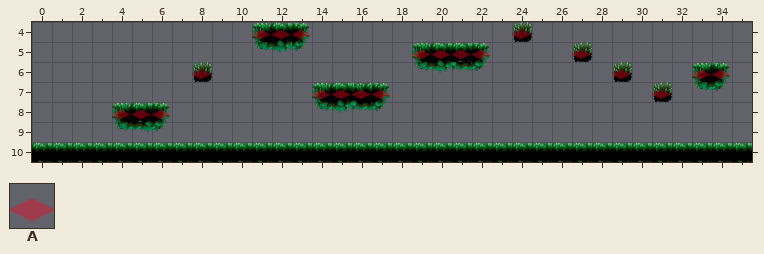
One commit to this Tiled map: Output/Assets/map/map1.tmx. That is the earlier state.
Cells are 70x70 px. Shown: x 0..35, y 4..10.
Key: from "meta": A 1.
_ is an empty cell.
Layers that did not change in this view are not listed.
Layer "hitboxes" before, first column x 0:
 4 ___________AAA__________A___________
 5 ___________________AAAA____A________
 6 ________A____________________A___AA_
 7 ______________AAAA_____________A____
 8 ____AAA_____________________________
 9 ____________________________________
10 ____________________________________
And afterwards:
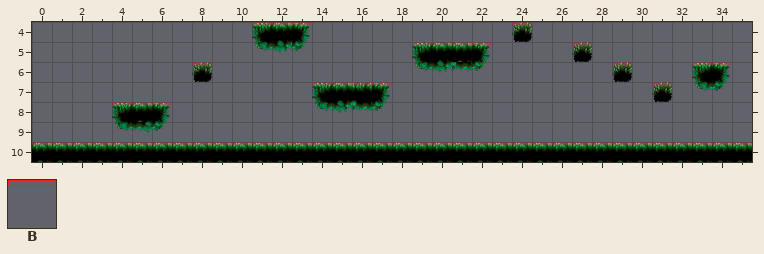
Further tiles: from "collider": B 0.
From old to new:
Layer "hitboxes":
The author changed tile A to tile B in row 4 at x 11 to 13 and 24; in row 5 at x 19 to 22 and 27; in row 6 at x 8, 29 and 33 to 34; in row 7 at x 14 to 17 and 31; in row 8 at x 4 to 6.
Tile B now appears in row 10 at x 0 to 35.
